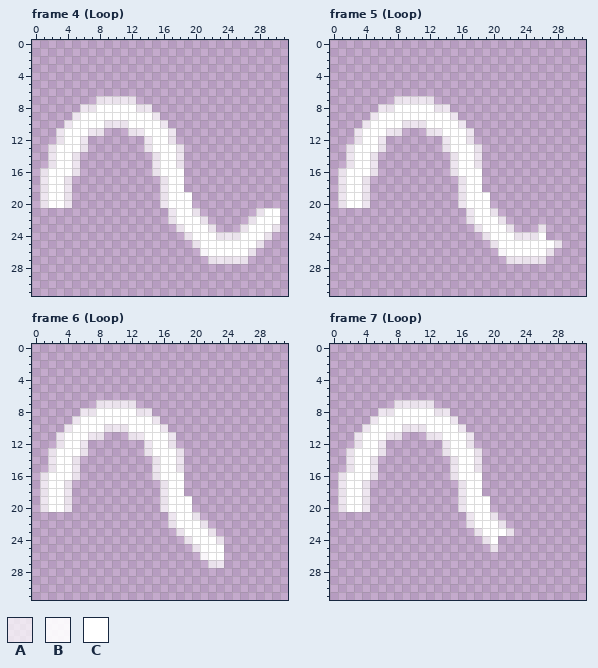
Two states of a pixel-art file, Sprites/Guns/W_23_Bomb.aseprite. This is how it looked before the edit.
32x32 pixels, 18 frames. Colours within 5 levels of each other are drawn and written as one. Shown: frame 4 (Loop), frame 5 (Loop), frame 6 (Loop), frame 7 (Loop). The commit also changed other frames, which this record leaves out.
Visible layers, top first: "Layer 2", "Layer 1".
Palette (. is transparent): A #ffffffb4  B #ffffffe9  C #ffffff
Pixels before, frame 4 (Loop), first column x 1:
 7 .......AAAAA..................
 8 .....AACCCCCAA................
 9 ....ACCCCCCCCCA...............
10 ...ACCCCAAACCCCA..............
11 ..ACCCAA...AACCCA.............
12 ..ACCA.......ACCA.............
13 .ACCCA.......ACCCA............
14 .ACCA.........ACCA............
15 .ACCA.........ACCA............
16 ACCCA.........ACCC............
17 ACCA...........ACC............
18 ACCA...........ACC............
19 ACCA...........ACCC...........
20 ACCA...........ACCC...........
21 ................ACCA.......ACC
22 ................ACCCA.....ACCC
23 .................ACCCA...ACCCA
24 ..................ACCCAAACCCA.
25 ...................ACCCCCCCA..
26 ....................BCCCCCA...
27 .....................AAAAA....
Pixels before, frame 5 (Loop), first column x 1:
 7 .......AAAAA................
 8 .....AACCCCCAA..............
 9 ....ACCCCCCCCCA.............
10 ...ACCCCAAACCCCA............
11 ..ACCCAA...AACCCA...........
12 ..ACCA.......ACCA...........
13 .ACCCA.......ACCCA..........
14 .ACCA.........ACCA..........
15 .ACCA.........ACCA..........
16 ACCCA.........ACCC..........
17 ACCA...........ACC..........
18 ACCA...........ACC..........
19 ACCA...........ACCC.........
20 ACCA...........ACCC.........
21 ................ACCA........
22 ................ACCCA.......
23 .................ACCCA...A..
24 ..................ACCCAAAC..
25 ...................ACCCCCCCA
26 ....................BCCCCCA.
27 .....................AAAAA..
Pixels before, frame 6 (Loop), first column x 1:
 7 .......AAAAA...........
 8 .....AACCCCCAA.........
 9 ....ACCCCCCCCCA........
10 ...ACCCCAAACCCCA.......
11 ..ACCCAA...AACCCA......
12 ..ACCA.......ACCA......
13 .ACCCA.......ACCCA.....
14 .ACCA.........ACCA.....
15 .ACCA.........ACCA.....
16 ACCCA.........ACCC.....
17 ACCA...........ACC.....
18 ACCA...........ACC.....
19 ACCA...........ACCC....
20 ACCA...........ACCC....
21 ................ACCA...
22 ................ACCCA..
23 .................ACCCA.
24 ..................ACCCA
25 ...................ACCC
26 ....................BCC
27 .....................AA
Pixels before, frame 7 (Loop), first column x 1:
 7 .......AAAAA..........
 8 .....AACCCCCAA........
 9 ....ACCCCCCCCCA.......
10 ...ACCCCAAACCCCA......
11 ..ACCCAA...AACCCA.....
12 ..ACCA.......ACCA.....
13 .ACCCA.......ACCCA....
14 .ACCA.........ACCA....
15 .ACCA.........ACCA....
16 ACCCA.........ACCC....
17 ACCA...........ACC....
18 ACCA...........ACC....
19 ACCA...........ACCC...
20 ACCA...........ACCC...
21 ................ACCA..
22 ................ACCCA.
23 .................ACCCA
24 ..................AC..
25 ...................A..
After:
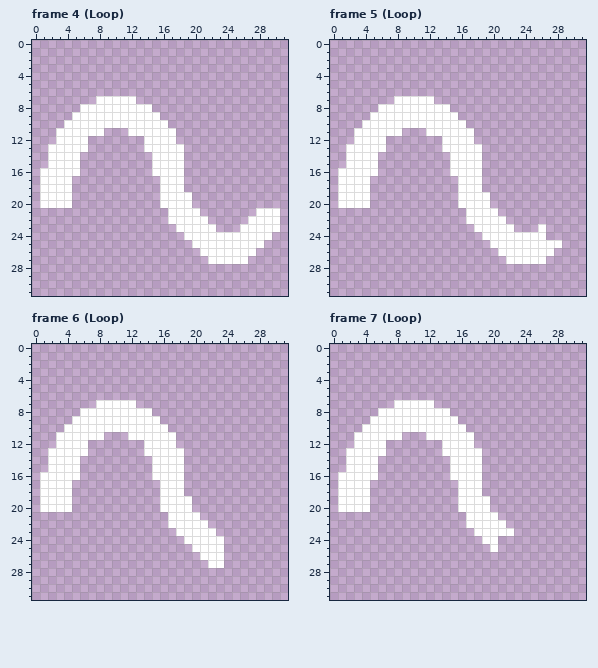
Diff:
Frame 4 (Loop), layer "Layer 2":
The edit turns colour A into colour C in row 7 at x 8 to 12; in row 8 at x 6 to 7 and 13 to 14; in row 9 at x 5 and 15; in row 10 at x 4, 9 to 11 and 16; in row 11 at x 3, 7 to 8, 12 to 13 and 17; in row 12 at x 3, 6, 14 and 17.
The edit turns colour A into colour C in row 13 at x 2, 6, 14 and 18; in rows 14 to 15 at x 2, 5, 15 and 18; in row 16 at x 1, 5 and 15; in rows 17 to 20 at x 1, 4 and 16; in row 21 at x 17, 20 and 28; in row 22 at x 17, 21 and 27.
The edit turns colour A into colour C in row 23 at x 18, 22, 26 and 30; in row 24 at x 19, 23 to 25 and 29; in row 25 at x 20 and 28; in row 26 at x 27; in row 27 at x 22 to 26.
The edit turns colour B into colour C in row 26 at x 21.
Frame 5 (Loop), layer "Layer 2":
The edit turns colour A into colour C in row 7 at x 8 to 12; in row 8 at x 6 to 7 and 13 to 14; in row 9 at x 5 and 15; in row 10 at x 4, 9 to 11 and 16; in row 11 at x 3, 7 to 8, 12 to 13 and 17; in row 12 at x 3, 6, 14 and 17.
The edit turns colour A into colour C in row 13 at x 2, 6, 14 and 18; in rows 14 to 15 at x 2, 5, 15 and 18; in row 16 at x 1, 5 and 15; in rows 17 to 20 at x 1, 4 and 16; in row 21 at x 17 and 20; in row 22 at x 17 and 21.
The edit turns colour A into colour C in row 23 at x 18, 22 and 26; in row 24 at x 19 and 23 to 25; in row 25 at x 20 and 28; in row 26 at x 27; in row 27 at x 22 to 26.
The edit turns colour B into colour C in row 26 at x 21.
Frame 6 (Loop), layer "Layer 2":
The edit turns colour A into colour C in row 7 at x 8 to 12; in row 8 at x 6 to 7 and 13 to 14; in row 9 at x 5 and 15; in row 10 at x 4, 9 to 11 and 16; in row 11 at x 3, 7 to 8, 12 to 13 and 17; in row 12 at x 3, 6, 14 and 17.
The edit turns colour A into colour C in row 13 at x 2, 6, 14 and 18; in rows 14 to 15 at x 2, 5, 15 and 18; in row 16 at x 1, 5 and 15; in rows 17 to 20 at x 1, 4 and 16; in row 21 at x 17 and 20; in row 22 at x 17 and 21.
The edit turns colour A into colour C in row 23 at x 18 and 22; in row 24 at x 19 and 23; in row 25 at x 20; in row 27 at x 22 to 23.
The edit turns colour B into colour C in row 26 at x 21.
Frame 7 (Loop), layer "Layer 2":
The edit turns colour A into colour C in row 7 at x 8 to 12; in row 8 at x 6 to 7 and 13 to 14; in row 9 at x 5 and 15; in row 10 at x 4, 9 to 11 and 16; in row 11 at x 3, 7 to 8, 12 to 13 and 17; in row 12 at x 3, 6, 14 and 17.
The edit turns colour A into colour C in row 13 at x 2, 6, 14 and 18; in rows 14 to 15 at x 2, 5, 15 and 18; in row 16 at x 1, 5 and 15; in rows 17 to 20 at x 1, 4 and 16; in row 21 at x 17 and 20; in row 22 at x 17 and 21.
The edit turns colour A into colour C in row 23 at x 18 and 22; in row 24 at x 19; in row 25 at x 20.
